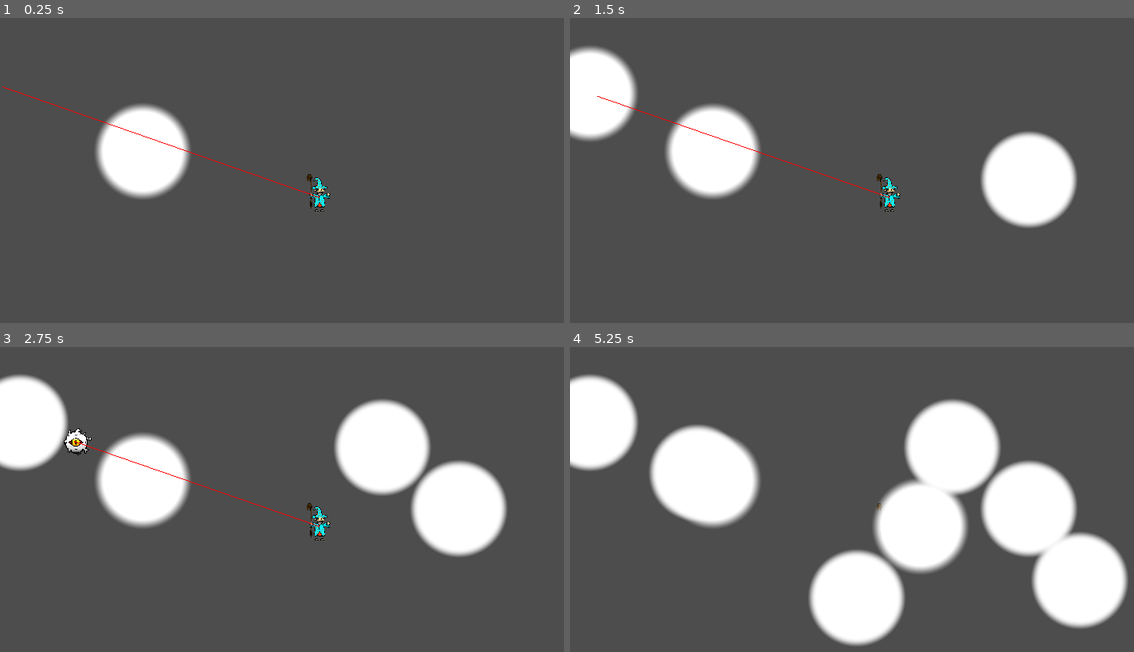
Above: before the commit, frames 1-4 (two rows, left to right).
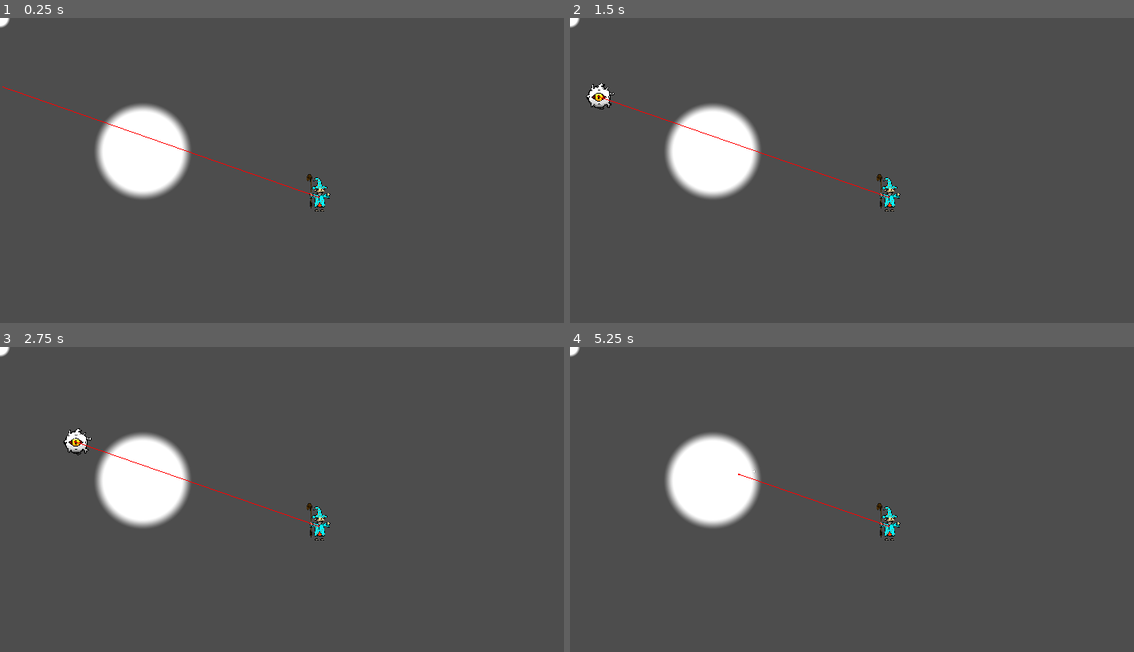
Above: after the commit, the same moments.

Repository: salvarezri/visual-computing-project
Game: Godot game, scene res://scenes/main.tscn
The game is run twice, just before and just after one commit, with the same random seed, the same clock (stepped at 60 frames per second) and the same inputs.
Inputs (mouse positions are in pixels of both pictures, inside the frame that each line leads up to):
- Up to frame 1 (0.25 s): no input
- Up to frame 2 (1.5 s): tap Enter at 0.5 s; move the mouse to (1026, 179) at 0.52 s; hold Right (ui_right) 0.53-1.28 s; click (1026, 179) at 0.67 s; move the mouse to (586, 94) at 1.27 s; hold Down (ui_down) from 1.28 s (still down); click (586, 94) at 1.42 s
- Up to frame 3 (2.75 s): move the mouse to (383, 447) at 2.02 s; release Down (ui_down) at 2.03 s; hold Right (ui_right) from 2.03 s (still down); click (383, 447) at 2.17 s
- Up to frame 4 (5.25 s): move the mouse to (857, 597) at 2.77 s; release Right (ui_right) at 2.78 s; hold Up (ui_up) 2.78-3.53 s; click (857, 597) at 2.92 s; move the mouse to (1077, 578) at 3.52 s; hold Left (ui_left) 3.53-5.03 s; click (1077, 578) at 3.67 s; tap Space at 4.25 s; move the mouse to (699, 472) at 4.27 s; click (699, 472) at 4.42 s; tap Enter at 5 s; move the mouse to (919, 526) at 5.02 s; hold Down (ui_down) from 5.03 s (still down); click (919, 526) at 5.17 s

The runs differ from the first frame. In frame 1, less than 0.1% of the frame differs, in the area x 0-2%, y 0-4%; in frame 2, 7.3%; in frame 3, 12%; in frame 4, 26%, in the area x 0-100%, y 0-99%.
Error after the commit: Parse Error: Expected indented block after function declaration. (res://scenes/game/systems/powers/splash_generator.gd:18)

Commit message:
add some things

Diff:
--- a/scenes/game/World.tscn
+++ b/scenes/game/World.tscn
@@ -7,6 +7,8 @@
 [ext_resource type="PackedScene" uid="uid://b8q6wmeg5icr8" path="res://scenes/game/systems/stages/spawn_handler.tscn" id="5_8joer"]
 [ext_resource type="PackedScene" uid="uid://cadl0mvdnces8" path="res://scenes/game/systems/powers/Splash.tscn" id="6_xsior"]
 [ext_resource type="PackedScene" uid="uid://dmrvkw0mxcjbl" path="res://scenes/game/systems/powers/splash_generator.tscn" id="7_265or"]
+[ext_resource type="Script" path="res://scenes/game/systems/powers/RayGenerator.gd" id="8_eouj1"]
+[ext_resource type="PackedScene" uid="uid://rjc7c85gqoyn" path="res://scenes/game/systems/powers/ray.tscn" id="9_wukmr"]
 
 [node name="World" type="Node2D"]
 script = ExtResource("1_o0s6y")
@@ -32,6 +34,12 @@
 position = Vector2(430, 402)
 
 [node name="SplashGenerator" parent="." instance=ExtResource("7_265or")]
-active = true
+active = null
+group_name = null
+
+[node name="RayGenerator" type="Node2D" parent="."]
+script = ExtResource("8_eouj1")
+
+[node name="Ray" parent="." instance=ExtResource("9_wukmr")]
 
 [editable path="NavRegMouseShape"]
--- /dev/null
+++ b/scenes/game/systems/powers/RayGenerator.gd
@@ -0,0 +1,11 @@
+extends Node2D
+
+
+# Called when the node enters the scene tree for the first time.
+func _ready():
+	pass # Replace with function body.
+
+
+# Called every frame. 'delta' is the elapsed time since the previous frame.
+func _process(delta):
+	pass
--- /dev/null
+++ b/scenes/game/systems/powers/ray.gd
@@ -0,0 +1,11 @@
+extends Area2D
+
+
+# Called when the node enters the scene tree for the first time.
+func _ready():
+	pass # Replace with function body.
+
+
+# Called every frame. 'delta' is the elapsed time since the previous frame.
+func _process(delta):
+	pass
--- /dev/null
+++ b/scenes/game/systems/powers/ray.tscn
@@ -0,0 +1,21 @@
+[gd_scene load_steps=4 format=3 uid="uid://rjc7c85gqoyn"]
+
+[sub_resource type="CircleShape2D" id="CircleShape2D_xln5y"]
+radius = 30.0167
+
+[sub_resource type="Gradient" id="Gradient_5wyux"]
+offsets = PackedFloat32Array(0, 0.269231, 0.508547, 0.692308)
+colors = PackedColorArray(1, 1, 1, 1, 1, 1, 1, 1, 1, 1, 1, 1, 1, 1, 1, 0)
+
+[sub_resource type="GradientTexture2D" id="GradientTexture2D_37mup"]
+gradient = SubResource("Gradient_5wyux")
+fill = 1
+fill_from = Vector2(0.5, 0.5)
+
+[node name="Ray" type="Area2D"]
+
+[node name="CollisionShape2D" type="CollisionShape2D" parent="."]
+shape = SubResource("CircleShape2D_xln5y")
+
+[node name="Sprite2D" type="Sprite2D" parent="."]
+texture = SubResource("GradientTexture2D_37mup")
--- a/scenes/game/systems/powers/splash_generator.gd
+++ b/scenes/game/systems/powers/splash_generator.gd
@@ -1,6 +1,6 @@
 extends Node2D
 
-@export var  splaschScene: PackedScene
+@export var  power_scene: PackedScene
 @export var active: bool = false
 @export var group_name: String = "splash"
 
@@ -10,12 +10,12 @@
 
 func  _input(event):
 	if event is InputEventMouseButton and active:
-		var new_splash: Splash = splaschScene.instantiate()
-		new_splash.position = event.position
-		new_splash.add_to_group(group_name)
-		get_parent().add_child(new_splash)
+		var new_power: Splash = power_scene.instantiate()
+		new_power.position = event.position
+		new_power.add_to_group(group_name)
+		get_parent().add_child(new_power)
 
-
+func set_power(power: int):
 
 # Called every frame. 'delta' is the elapsed time since the previous frame.
 func _process(_delta):
Not shown: 1 places in scenes/game/World.tscn that only renumber resources
